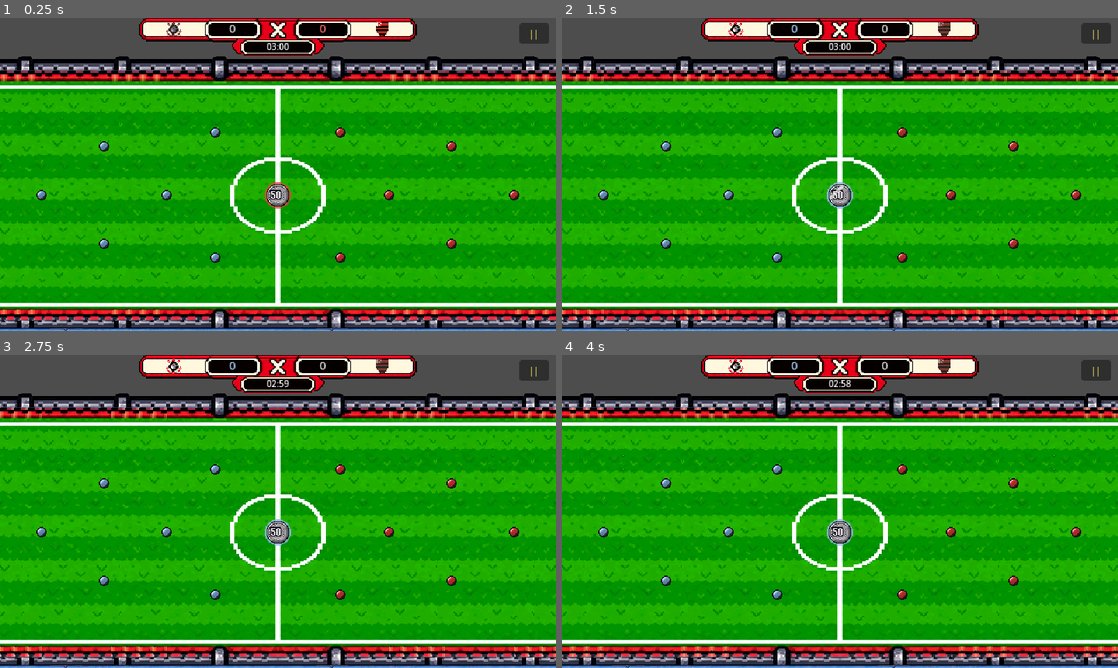
Above: before the commit, frames 1-4 (two rows, left to right).
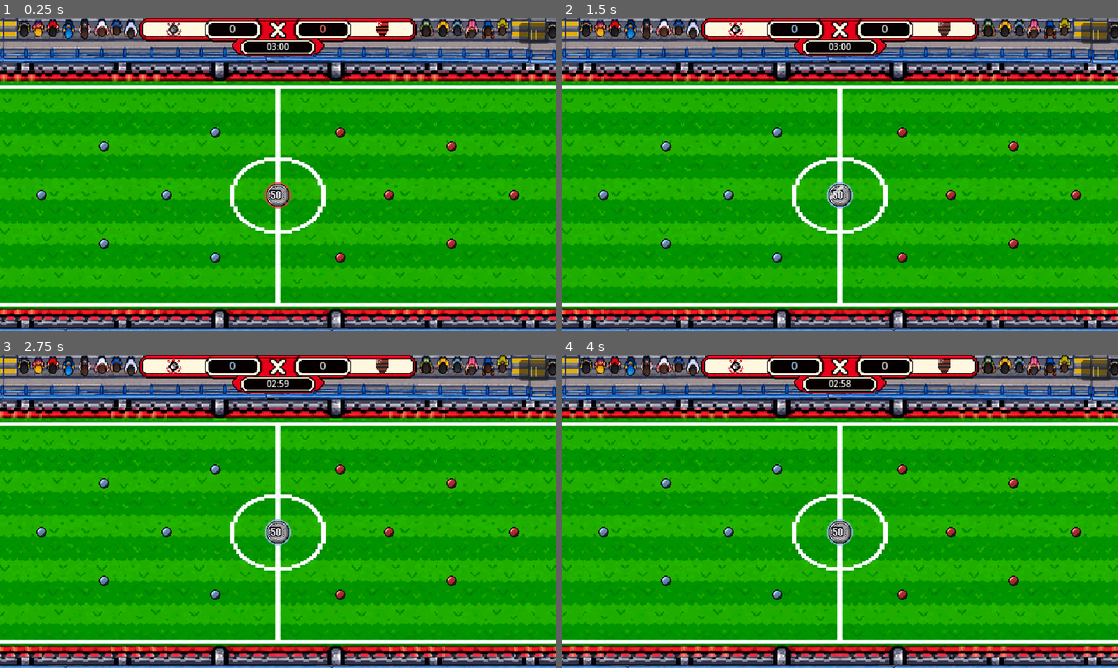
Above: after the commit, the same moments.

Repository: NexusMindCorp/fut-coin
Game: Godot game, scene res://scenes/levels/main_game.tscn
Two runs of this game, one before a commit and one after it. Both use one fixed random seed, a clock stepped at 60 frames per second and the inputs below. The project has no main scene, so this scene is started directly. Sound files missing from this copy of the repository are replaced by a short silence.
Inputs (mouse positions are in pixels of both pictures, inside the frame that each line leads up to):
- Up to frame 1 (0.25 s): no input
- Up to frame 2 (1.5 s): click "||" at 0.5 s; click "REINICIAR" at 1.25 s
- Up to frame 3 (2.75 s): tap Enter at 2 s; move the mouse to (400, 495) at 2.02 s; press the mouse at (400, 495) at 2.03 s; hold Right (ui_right) from 2.03 s (still down); tap Space at 2.27 s
- Up to frame 4 (4 s): move the mouse to (728, 527) at 2.77 s; release Right (ui_right) at 2.78 s; release the mouse at (728, 527) at 2.78 s; hold Left (ui_left) 2.78-3.53 s; tap I at 2.85 s; tap Space at 3.02 s; move the mouse to (895, 442) at 3.52 s; press the mouse at (895, 442) at 3.53 s; hold Right (ui_right) from 3.53 s (still down)

The runs differ from the first frame. In frame 1, 9.1% of the frame differs, in the area x 0-100%, y 0-100%; in frame 2, 9.1%; in frame 3, 9.1%; in frame 4, 9.1%.

Commit message:
feat(campo): add retro ground texture and adjust game limits

Diff:
--- a/scenes/levels/campo.tscn
+++ b/scenes/levels/campo.tscn
@@ -4,6 +4,7 @@
 [ext_resource type="TileSet" uid="uid://cok4dv6x4xhkj" path="res://assets/levels/campo_tileset.tres" id="2_tileset"]
 [ext_resource type="PackedScene" path="res://scenes/entities/prego.tscn" id="3_8jnxf"]
 [ext_resource type="Texture2D" uid="uid://k55e4pfoc40q" path="res://assets/ui/torcedores/Arquibancada Pixelada em Festa.png" id="4_2rp2c"]
+[ext_resource type="Texture2D" uid="uid://dkrwixijwclcb" path="res://assets/ui/Textura de Solo Pixelada Retrô.png" id="5_100ur"]
 
 [sub_resource type="RectangleShape2D" id="RectangleShape2D_7rh4d"]
 size = Vector2(1056, 16)
@@ -205,8 +206,8 @@
 cor_time = Color(0.92, 0.24, 0.24, 1)
 
 [node name="ArquibancadaPixeladaEmFesta" type="Sprite2D" parent="." unique_id=1241412953]
-position = Vector2(179.25, 416)
-scale = Vector2(0.17220971, 0.23337092)
+position = Vector2(162, 416)
+scale = Vector2(0.19165727, 0.23337092)
 texture = ExtResource("4_2rp2c")
 
 [node name="ArquibancadaPixeladaEmFesta2" type="Sprite2D" parent="." unique_id=1924999825]
@@ -223,3 +224,39 @@
 position = Vector2(1096, 416)
 scale = Vector2(0.17220971, 0.23337092)
 texture = ExtResource("4_2rp2c")
+
+[node name="ArquibancadaPixeladaEmFesta5" type="Sprite2D" parent="." unique_id=750248384]
+position = Vector2(1019, -92.99999)
+rotation = -3.1345515
+scale = Vector2(0.17220971, 0.23337092)
+texture = ExtResource("4_2rp2c")
+
+[node name="ArquibancadaPixeladaEmFesta6" type="Sprite2D" parent="." unique_id=1575893693]
+position = Vector2(712.99994, -96)
+rotation = -3.1353204
+scale = Vector2(0.17220971, 0.23337092)
+texture = ExtResource("4_2rp2c")
+
+[node name="ArquibancadaPixeladaEmFesta7" type="Sprite2D" parent="." unique_id=1452310501]
+position = Vector2(410, -96.00001)
+rotation = -3.1456513
+scale = Vector2(0.17220971, 0.23337092)
+texture = ExtResource("4_2rp2c")
+
+[node name="ArquibancadaPixeladaEmFesta8" type="Sprite2D" parent="." unique_id=469398752]
+position = Vector2(108, -95.99999)
+rotation = -3.1389375
+scale = Vector2(0.17220971, 0.23337092)
+texture = ExtResource("4_2rp2c")
+
+[node name="TexturaDeSoloPixeladaRetrô" type="Sprite2D" parent="." unique_id=1787823337]
+z_index = -2
+position = Vector2(-241, 180)
+scale = Vector2(0.3424479, 0.45410156)
+texture = ExtResource("5_100ur")
+
+[node name="TexturaDeSoloPixeladaRetrô" type="Sprite2D" parent="TexturaDeSoloPixeladaRetrô" unique_id=588111885]
+z_index = -2
+position = Vector2(4508.7153, -7.6293945e-06)
+scale = Vector2(0.64930034, 0.8457835)
+texture = ExtResource("5_100ur")
--- a/scenes/levels/main_game.tscn
+++ b/scenes/levels/main_game.tscn
@@ -26,8 +26,8 @@
 process_callback = 0
 limit_left = 0
 limit_top = -44
-limit_right = 1152
-limit_bottom = 316
+limit_right = 1165
+limit_bottom = 363
 position_smoothing_enabled = true
 position_smoothing_speed = 8.0
 script = ExtResource("5")
Binary file added: assets/ui/Textura de Solo Pixelada Retrô.png
Not shown, added: assets/ui/Textura de Solo Pixelada Retrô.png.import
